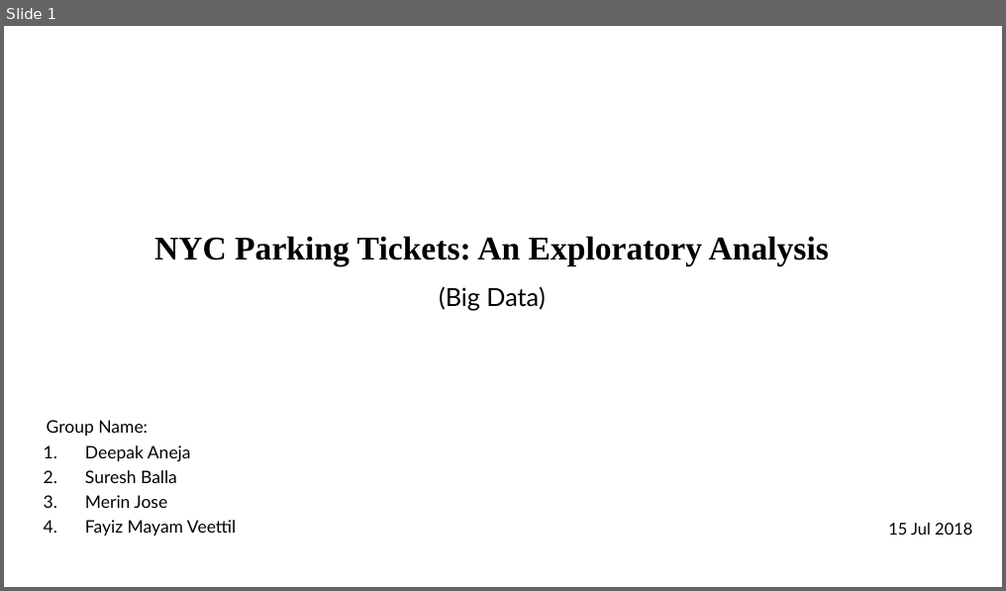
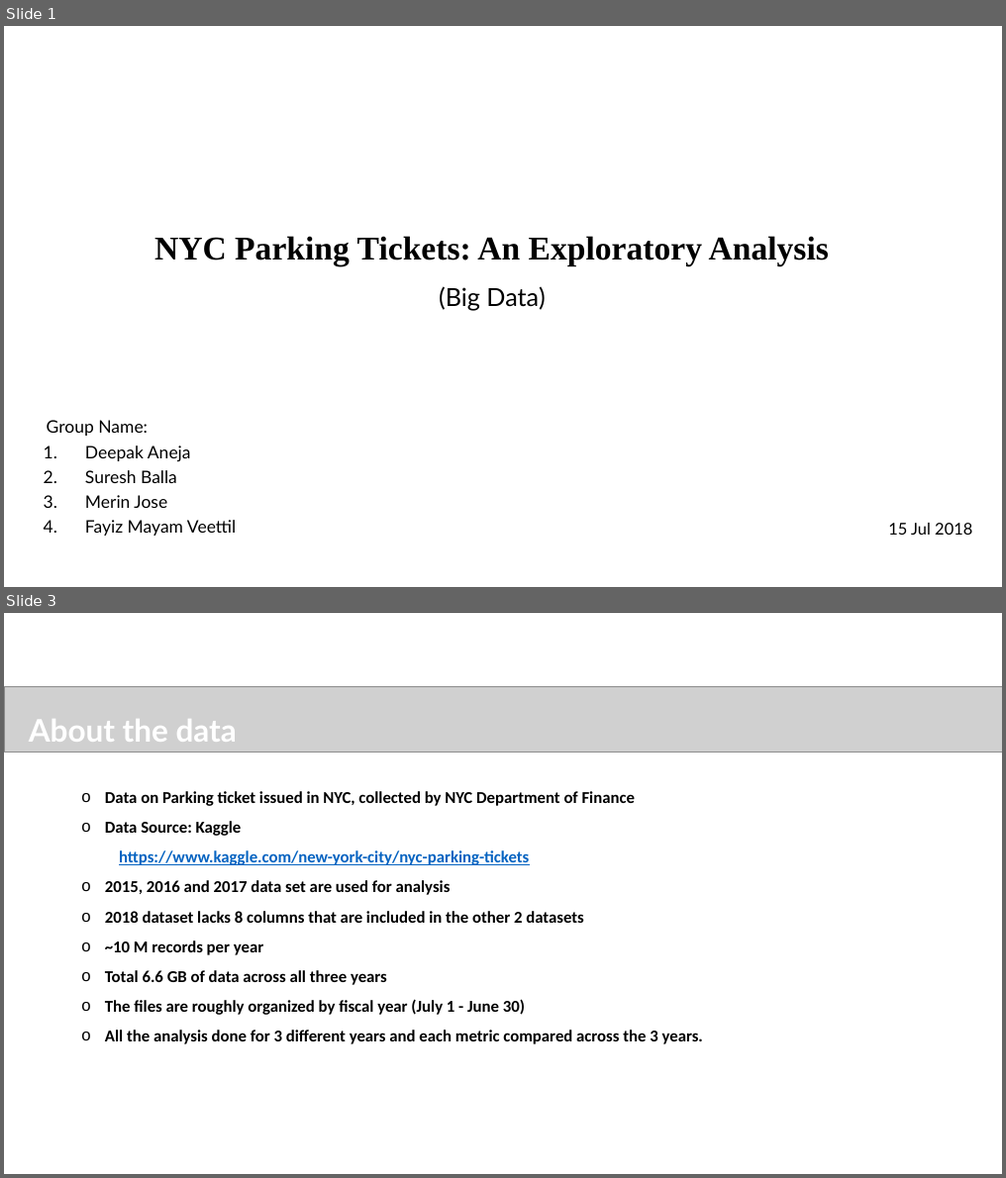
Before and after one commit to sureshballa/data-science-projects, a slide deck: NYC Parking Tickets EDA/FayizMayamVeettil_DDA1730041_main.pptx. Shown one above the other, each under a label of ours: slide 1 before the commit, slides 1 and 3 after it; the slides between them are not shown. The pictures are 1006x591 and 1006x1178 pixels, drawn with LibreOffice and Linux fonts; fonts in the diff are those of the drawing; grey boxes stand for pictures; background and template pictures are left out. Boxes give left, top, right and bottom in pixels: in the first picture for what was removed or moved away, otherwise in the second. Text is boxed around its words. In the diff, an @@ line names an element or a change of style, - is before the commit and + after.

```diff
--- a/NYC Parking Tickets EDA/FayizMayamVeettil_DDA1730041_main.pptx
+++ b/NYC Parking Tickets EDA/FayizMayamVeettil_DDA1730041_main.pptx
@@ slide 3 added at (x1=4, y1=613, x2=1002, y2=1174), background #FFFFFF @@
@@ picture added at (x1=4, y1=686, x2=1002, y2=753) @@
@@ text added at (x1=29, y1=719, x2=237, y2=742), 30 pt, text #FFFFFF, bold @@
+About the data
@@ text added at (x1=105, y1=791, x2=703, y2=1045), 16 pt, text #000000, bold @@
+  o Data on Parking ticket issued in NYC, collected by NYC Department of Finance
+  o Data Source: Kaggle
+    https://www.kaggle.com/new-york-city/nyc-parking-tickets
+  o 2015, 2016 and 2017 data set are used for analysis
+  o 2018 dataset lacks 8 columns that are included in the other 2 datasets
+  o ~10 M records per year
+  o Total 6.6 GB of data across all three years
+  o The files are roughly organized by fiscal year (July 1 - June 30)
+  o All the analysis done for 3 different years and each metric compared across the 3 years.
```
Also in this commit, not shown: 9 slides changed, 4 other slides added, 2 other files.
